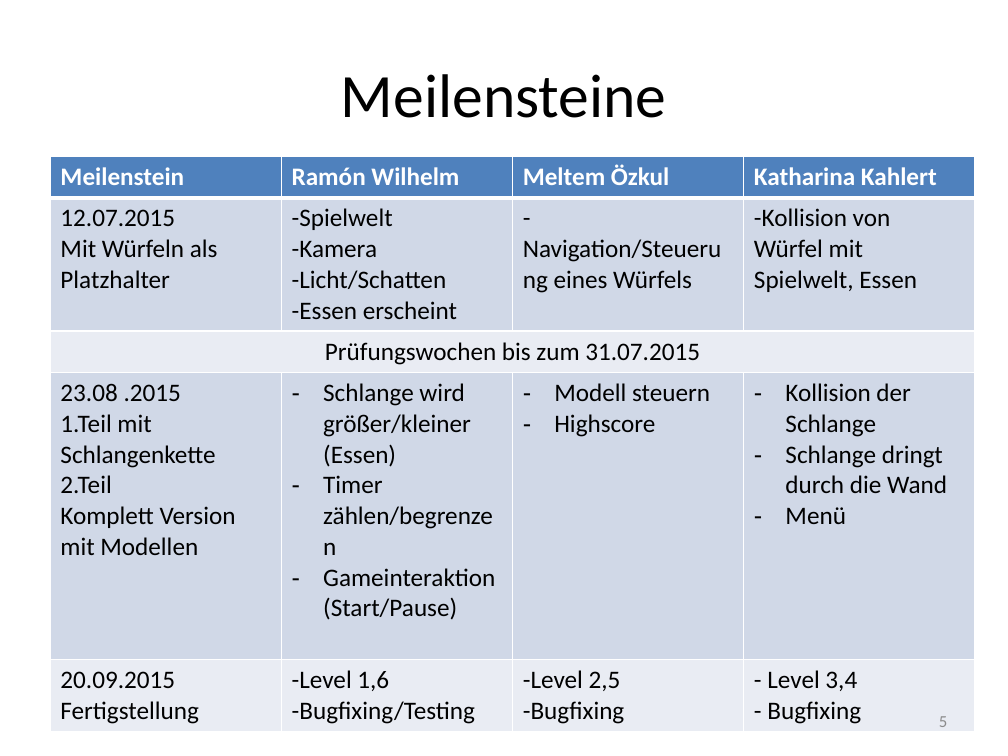
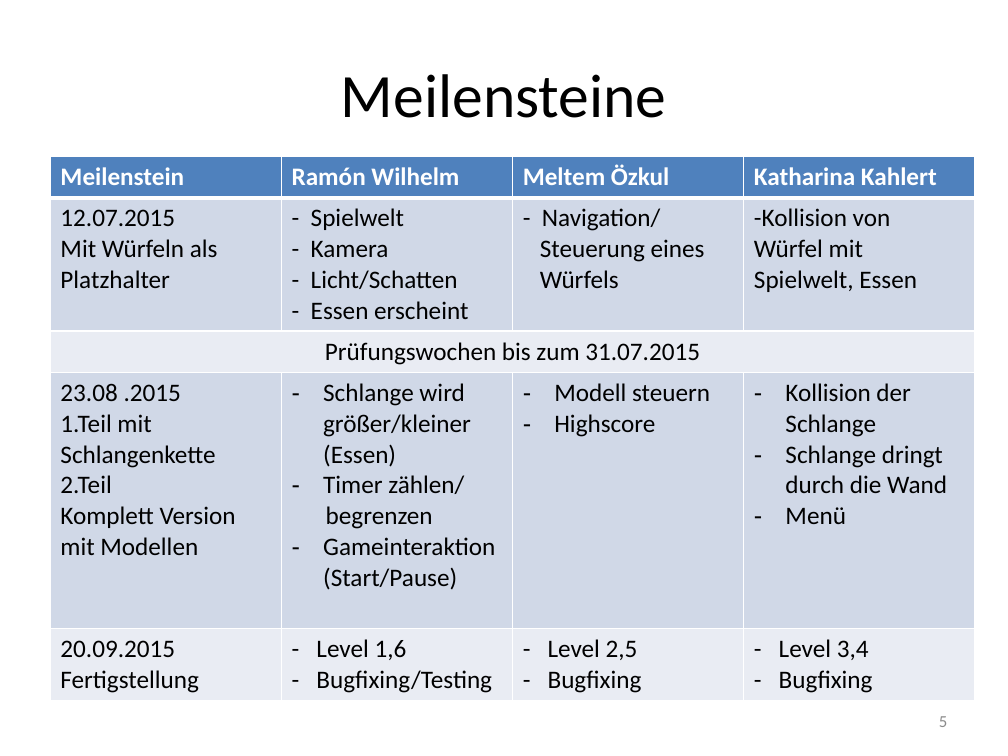
Before and after one commit to RamoramaInteractive/GDV-Projekt, a slide deck: slide 5 of Planungspraesentation-Mitte Juni/Planungspräsentation VálaKathi. 1.pptx. Drawn at 1008x756 pixels with LibreOffice and Linux fonts; fonts in the diff are those of the drawing. Boxes give left, top, right and bottom in pixels: in the first picture for what was removed or moved away, otherwise in the second. Text is boxed around its words. In the diff, an @@ line names an element or a change of style, - is before the commit and + after.

```diff
--- a/Planungspraesentation-Mitte Juni/Planungspräsentation VálaKathi. 1.pptx
+++ b/Planungspraesentation-Mitte Juni/Planungspräsentation VálaKathi. 1.pptx
@@ table at box(50, 156, 974, 701) @@
-row 2, column 2: -Spielwelt / -Kamera / -Licht/Schatten / -Essen erscheint
+row 2, column 2: - Spielwelt / - Kamera / - Licht/Schatten / - Essen erscheint
-row 2, column 3: - Navigation/Steuerung eines Würfels
+row 2, column 3: - Navigation/ / Steuerung eines / Würfels
-row 4, column 2: Schlange wird größer/kleiner (Essen) / Timer zählen/begrenzen / Gameinteraktion (Start/Pause)
+row 4, column 2: Schlange wird größer/kleiner (Essen) / Timer zählen/ / begrenzen / Gameinteraktion (Start/Pause)
-row 5, column 2: -Level 1,6 / -Bugfixing/Testing
+row 5, column 2: - Level 1,6 / - Bugfixing/Testing
-row 5, column 3: -Level 2,5 / -Bugfixing
+row 5, column 3: - Level 2,5 / - Bugfixing
```
Also in this commit, not shown: 2 other slides changed.
